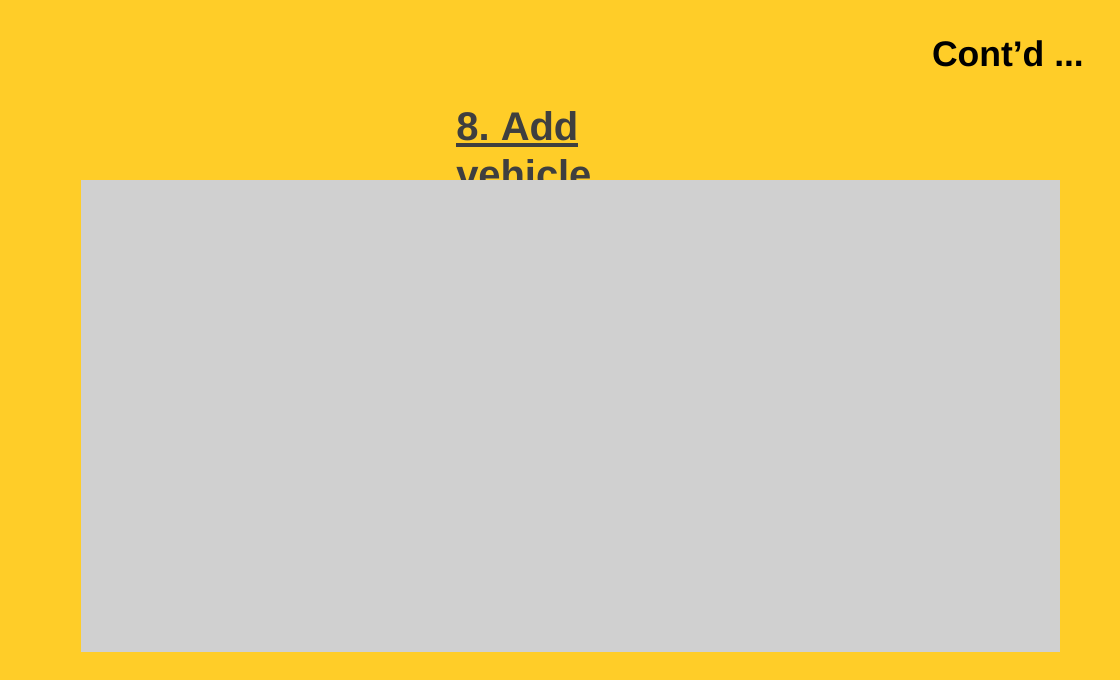
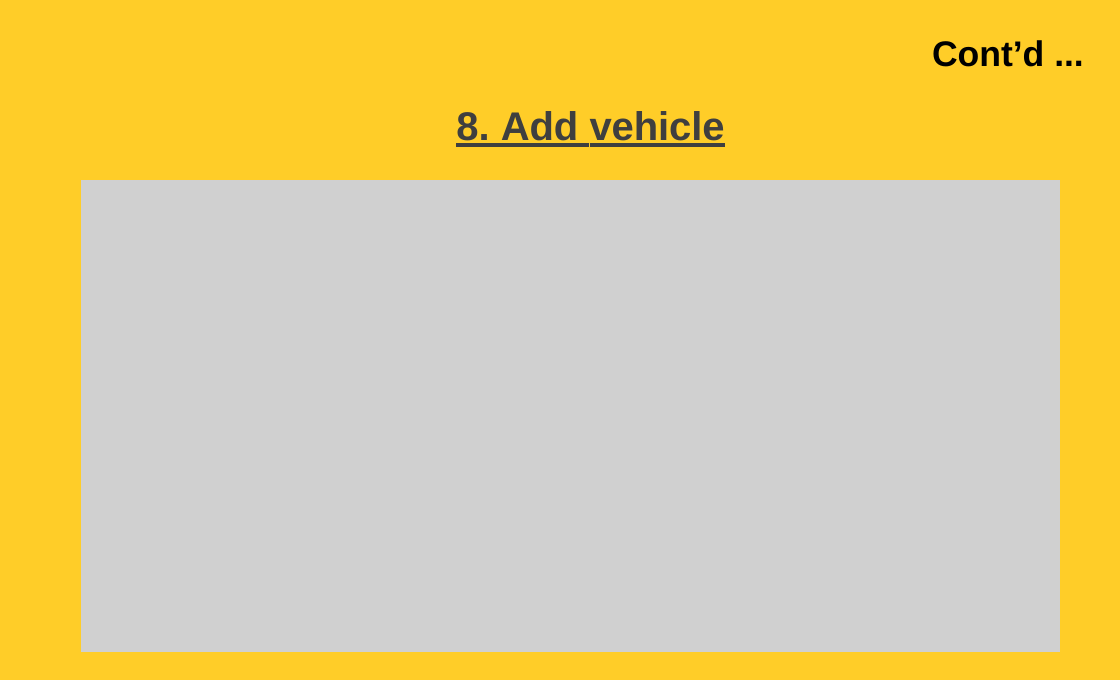
Before and after one commit to jakshayraj/Gateway-Assignments, a slide deck: slide 24 of DIGIGARAGE.pptx. Drawn at 1120x680 pixels with LibreOffice and Linux fonts; fonts in the diff are those of the drawing; grey boxes stand for pictures; background and template pictures are left out. Boxes give left, top, right and bottom in pixels: in the first picture for what was removed or moved away, otherwise in the second. Text is boxed around its words. In the diff, an @@ line names an element or a change of style, - is before the commit and + after.

```diff
--- a/DIGIGARAGE.pptx
+++ b/DIGIGARAGE.pptx
@@ text "8. Add vehicle" rewrapped from box(456, 111, 591, 196) to box(456, 111, 725, 147) @@
```
Also in this commit, not shown: 13 other slides changed.
